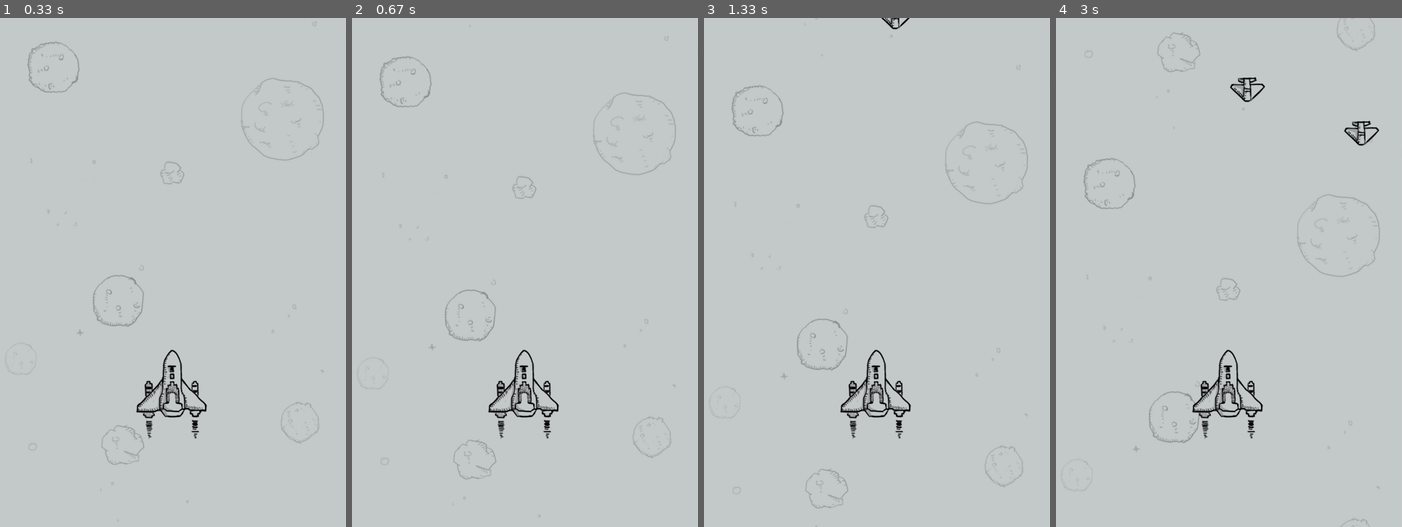
Above: before the commit, frames 1-4 (left to right).
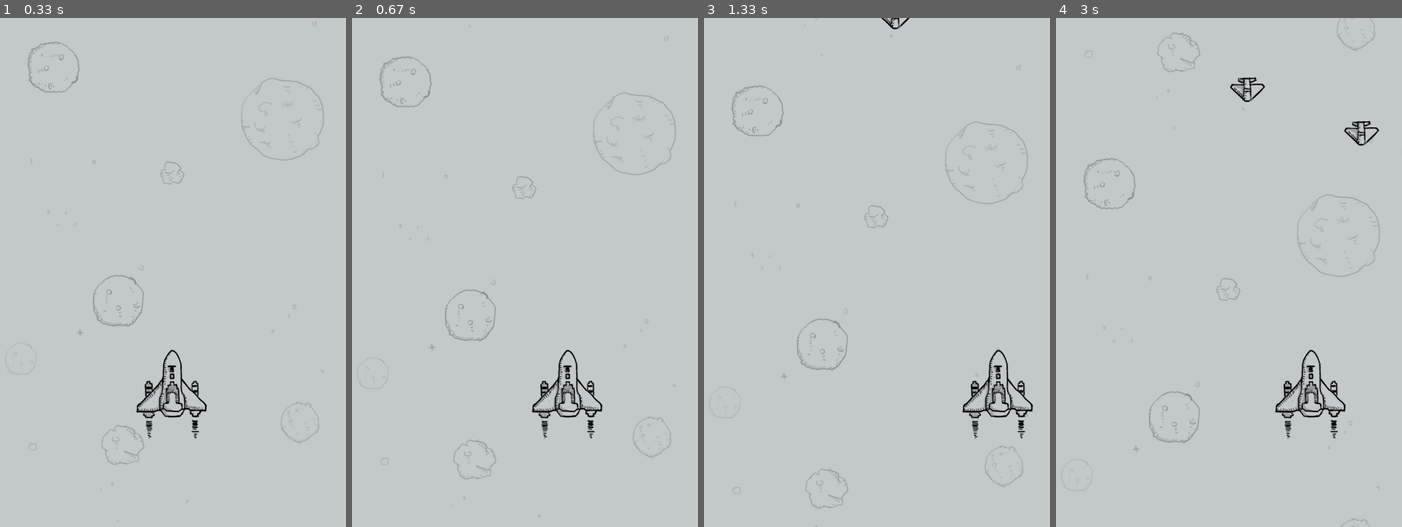
Above: after the commit, the same moments.

Repository: xuelang201201/PythonCrashCourse
Game: pygame game, started from 飞机大战/plane_main.py
The game is run twice, just before and just after one commit, with the same random seed, the same clock (stepped at 60 frames per second) and the same inputs.
Inputs:
- Up to frame 1 (0.33 s): no input
- Up to frame 2 (0.67 s): hold Right from 0.33 s (still down)
- Up to frame 3 (1.33 s): release Right at 0.8 s; hold Right 0.83-1.3 s
- Up to frame 4 (3 s): hold Left 1.33-1.87 s; hold Left 1.9-2.3 s; hold Right 2.33-2.97 s

Frame 1 is identical in both runs. In frame 2, 1.7% of the frame differs, in the area x 39-73%, y 65-83%; in frame 3, 1.9%, in the area x 39-96%, y 65-83%; in frame 4, 1.9%.

Commit message:
英雄在水平方向上移动

Diff:
--- a/飞机大战/plane_main.py
+++ b/飞机大战/plane_main.py
@@ -70,7 +70,11 @@
         keys_pressed = pygame.key.get_pressed()
         # 判断元组中对于的按键索引值
         if keys_pressed[pygame.K_RIGHT]:
-            print("向右移动...")
+            self.hero.speed = 3
+        elif keys_pressed[pygame.K_LEFT]:
+            self.hero.speed = -3
+        else:
+            self.hero.speed = 0
 
     def __check_collide(self):
         pass
--- a/飞机大战/plane_sprites.py
+++ b/飞机大战/plane_sprites.py
@@ -92,3 +92,8 @@
         # 2.设置英雄的初始位置
         self.rect.centerx = SCREEN_RECT.centerx
         self.rect.bottom = SCREEN_RECT.bottom - 120
+
+    def update(self):
+
+        # 英雄在水平方向移动
+        self.rect.x += self.speed
